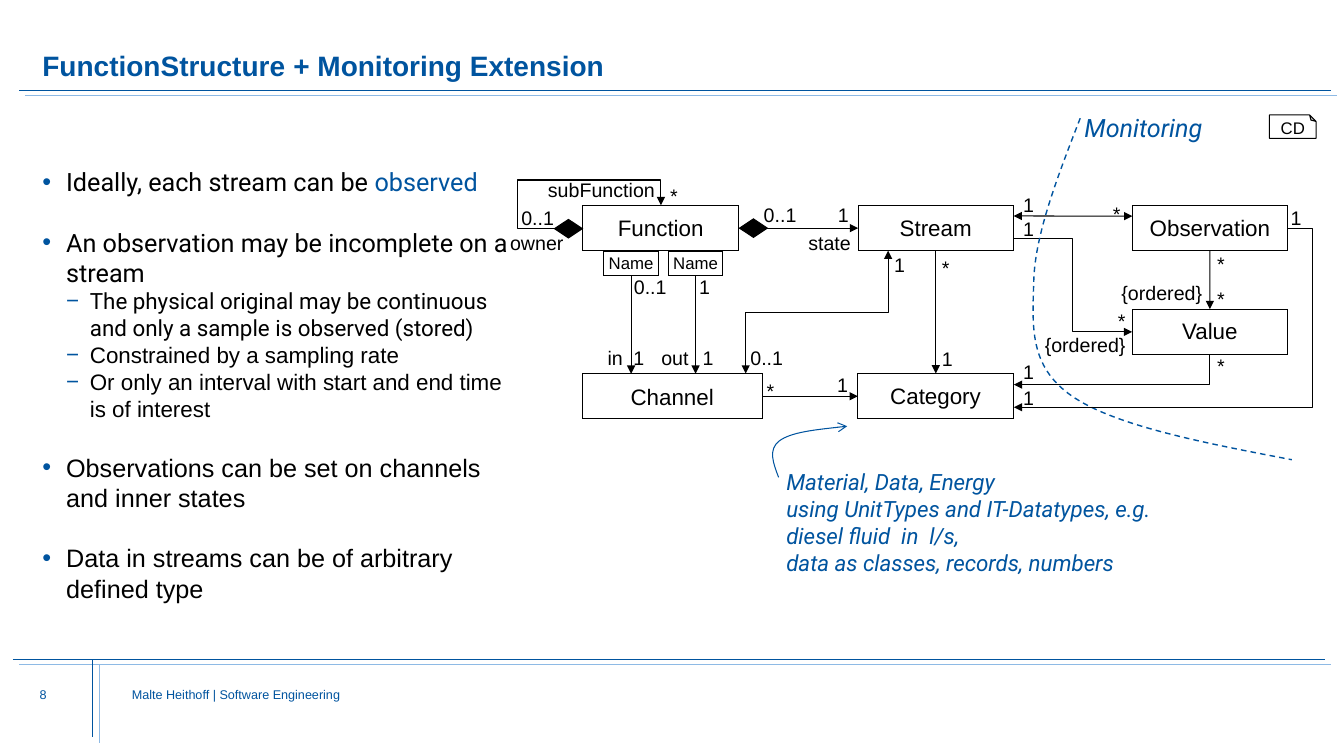
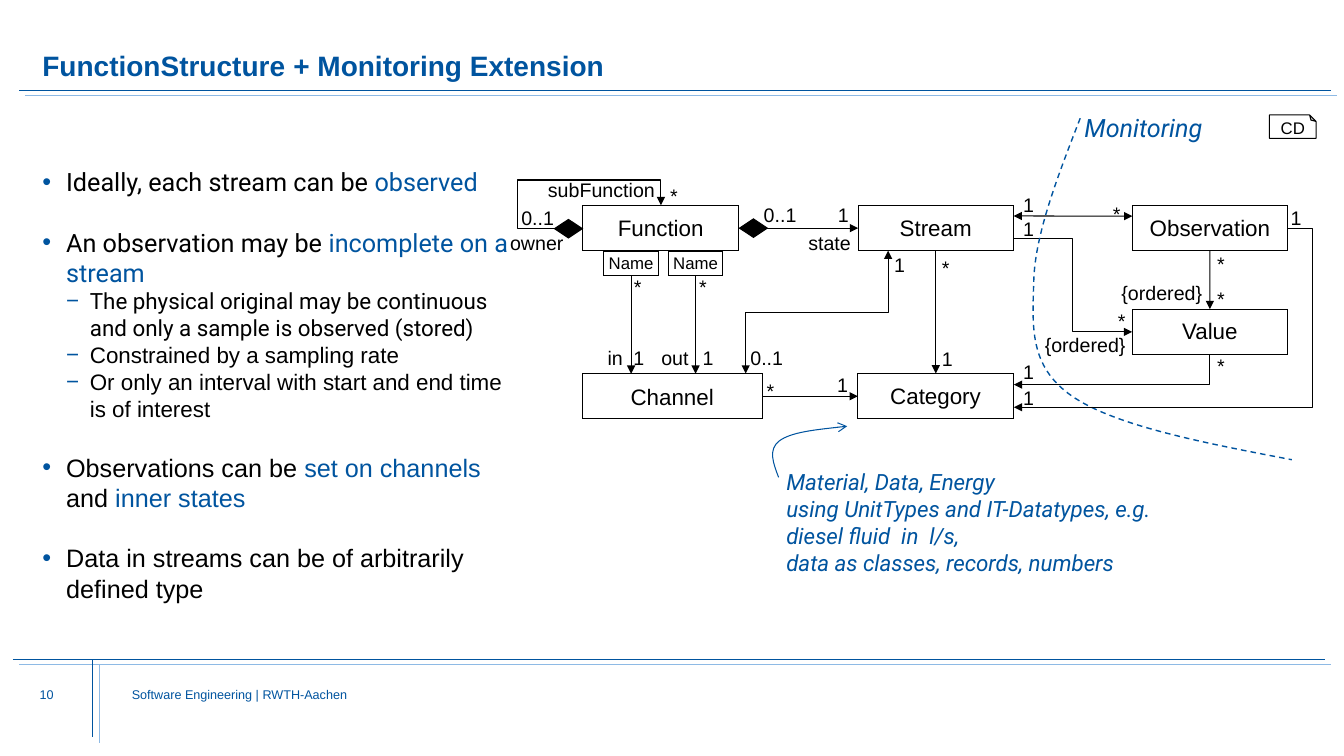
Before and after one commit to Fishi2402/montigem, a slide deck: slide 10 of products/syse_functions/doc/FunctionStructure.Explanation.pptx (slide 8 before the commit). Drawn at 1344x756 pixels with LibreOffice and Linux fonts; fonts in the diff are those of the drawing; background and template pictures are left out. Boxes give left, top, right and bottom in pixels: in the first picture for what was removed or moved away, otherwise in the second. Text is boxed around its words. In the diff, an @@ line names an element or a change of style, - is before the commit and + after.

Commit message:
FunctionStructure Update

```diff
--- a/products/syse_functions/doc/FunctionStructure.Explanation.pptx
+++ b/products/syse_functions/doc/FunctionStructure.Explanation.pptx
@@ text at [66, 233, 508, 508]: text colour #000000 to #00549F in "incomplete on a stream", "set on channels inner states" @@
@@ text at [634, 280, 667, 295]: text changed @@
-0..1
+*
@@ text at [699, 280, 710, 294]: text changed @@
-1
+*
@@ text at [66, 548, 464, 603]: text changed @@
-• Data in streams can be of arbitrary defined type
+• Data in streams can be of arbitrarily defined type
@@ page number at [40, 690, 54, 699]: text changed @@
-8
+10
@@ text at [132, 690, 348, 702]: text changed @@
-Malte Heithoff | Software Engineering
+Software Engineering | RWTH-Aachen
```
Also in this commit, not shown: 16 other slides changed, 4 slides added, 15 slides removed, 1 other file.
